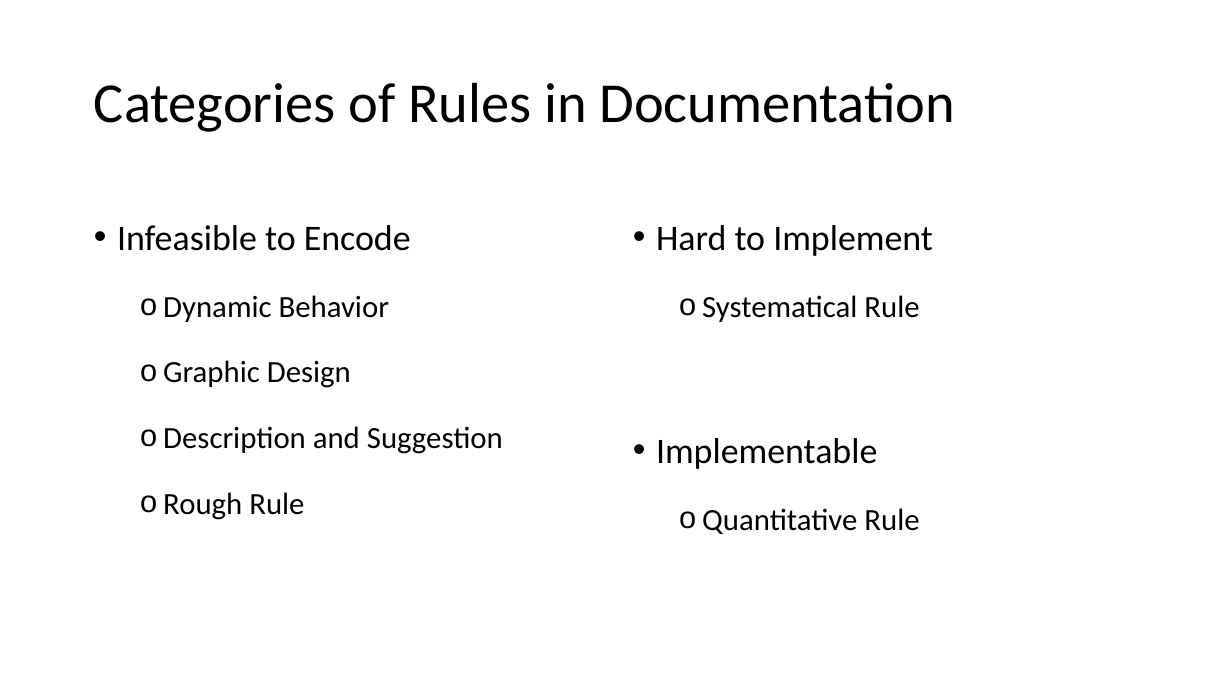
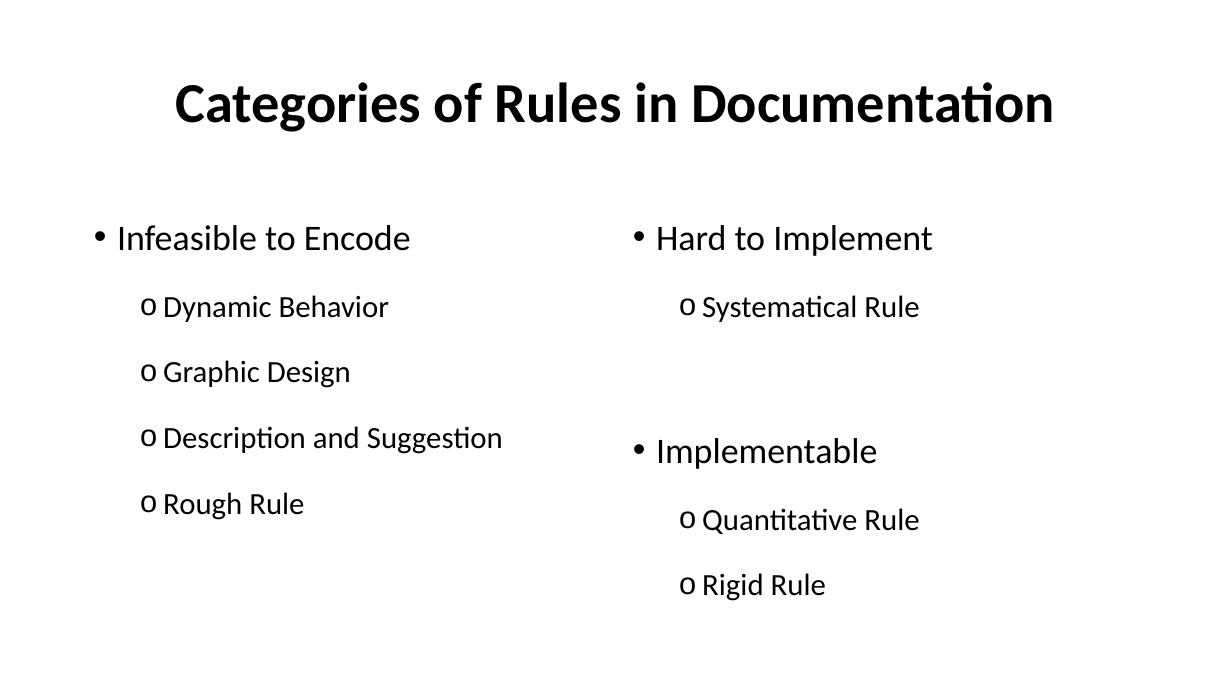
Before and after one commit to MulongXie/AppRuleCheck-Android, a slide deck: slide 4 of doc/week2.pptx. Drawn at 1232x693 pixels with LibreOffice and Linux fonts; fonts in the diff are those of the drawing. Boxes give left, top, right and bottom in pixels: in the first picture for what was removed or moved away, otherwise in the second. Text is boxed around its words. In the diff, an @@ line names an element or a change of style, - is before the commit and + after.

```diff
--- a/doc/week2.pptx
+++ b/doc/week2.pptx
@@ title "Categories of Rules in Documentation" at box(175, 82, 1055, 132): bold on; alignment left to centre @@
@@ text at box(702, 573, 826, 601): paragraph added @@
+  o Rigid Rule
```
Also in this commit, not shown: 4 other slides changed, 4 slides added, 1 other file.
